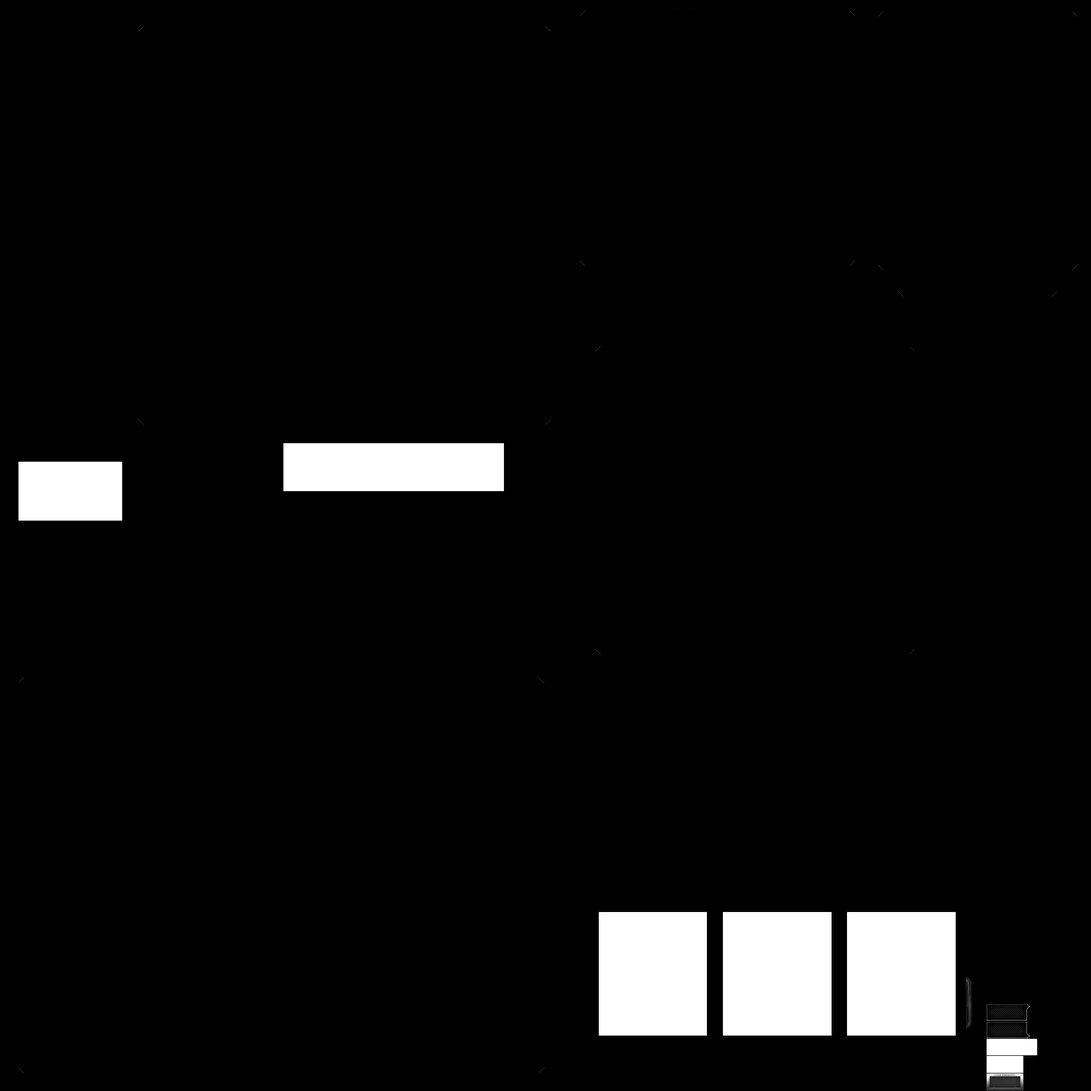
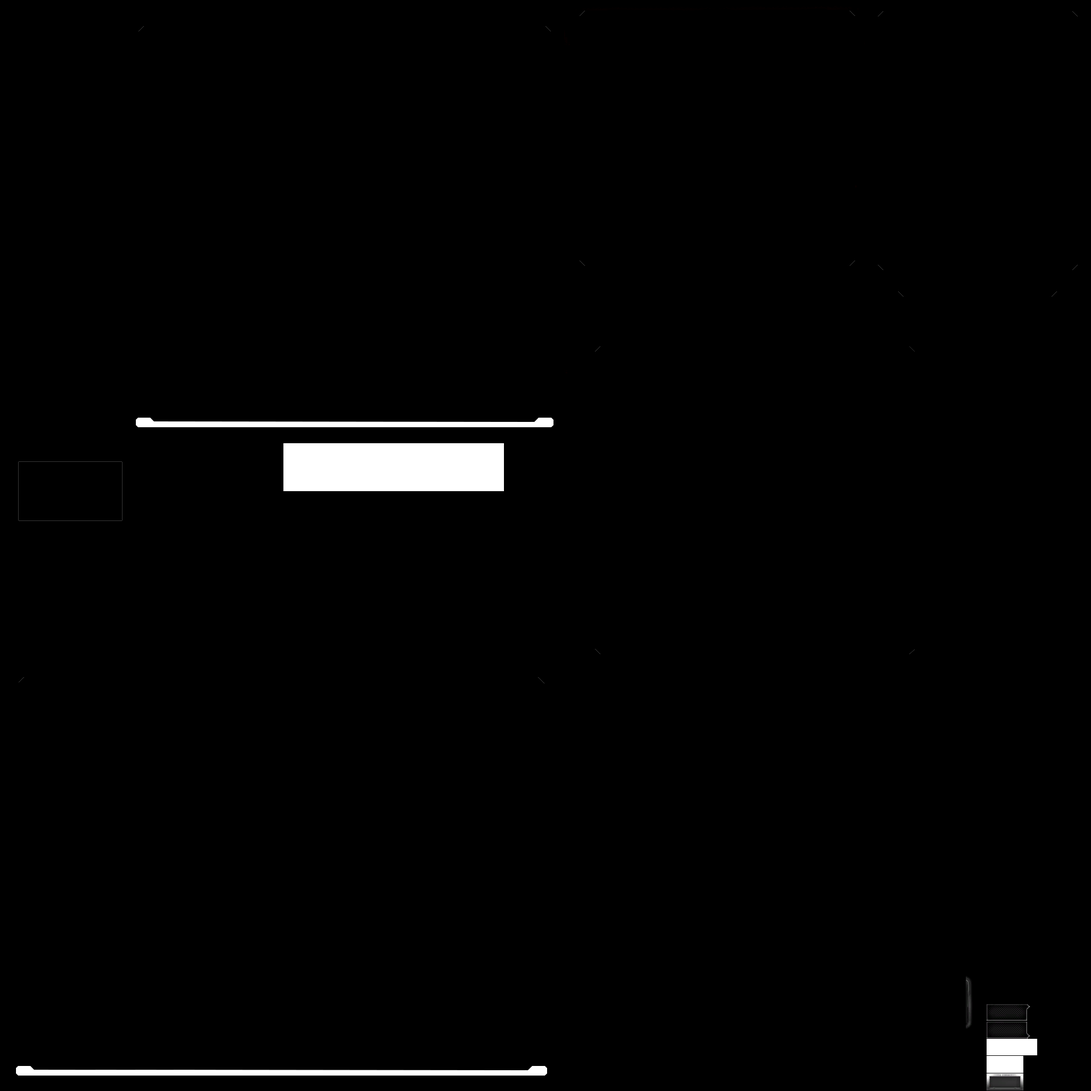
Before/after of a (1091, 1091) layered artwork. What changed in the layer stack:
added group "Menu Screen" with 3 layers above "Lobby Screen" over [135, 417, 554, 428]
added layer "Bottom Bar Lights" (1st of 2, in "Menu Screen") in group "Menu Screen" over [137, 419, 552, 427]
added layer "Bottom Bar" (1st of 2, in "Menu Screen") in group "Menu Screen" over [135, 417, 554, 428]
renamed "Layer 1" to "Window", moved it into group "Menu Screen" over [138, 417, 552, 425]
added group "Lobby Screen" with 3 layers above "Layer 4" over [15, 1066, 548, 1077]
added layer "Bottom Bar Lights" (2nd of 2, in "Lobby Screen") in group "Lobby Screen" over [17, 1068, 545, 1075]
added layer "Bottom Bar" (2nd of 2, in "Lobby Screen") in group "Lobby Screen" over [15, 1066, 548, 1077]
renamed "Layer 5" to "Window", moved it into group "Lobby Screen" over [18, 1066, 545, 1074]
painted on "Layer 3" over [599, 912, 957, 1037]
painted on "Layer 2" over [18, 461, 123, 522]
